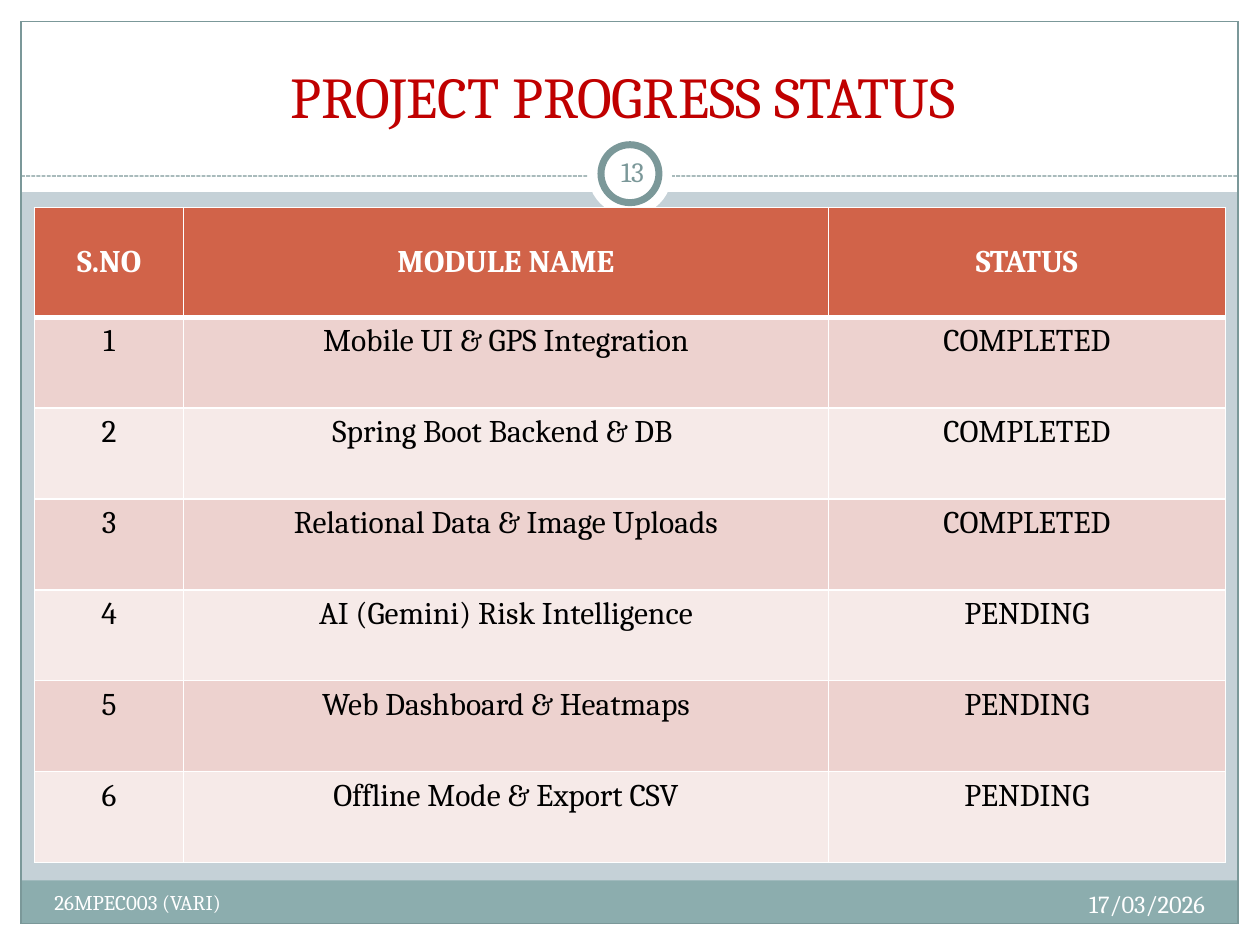
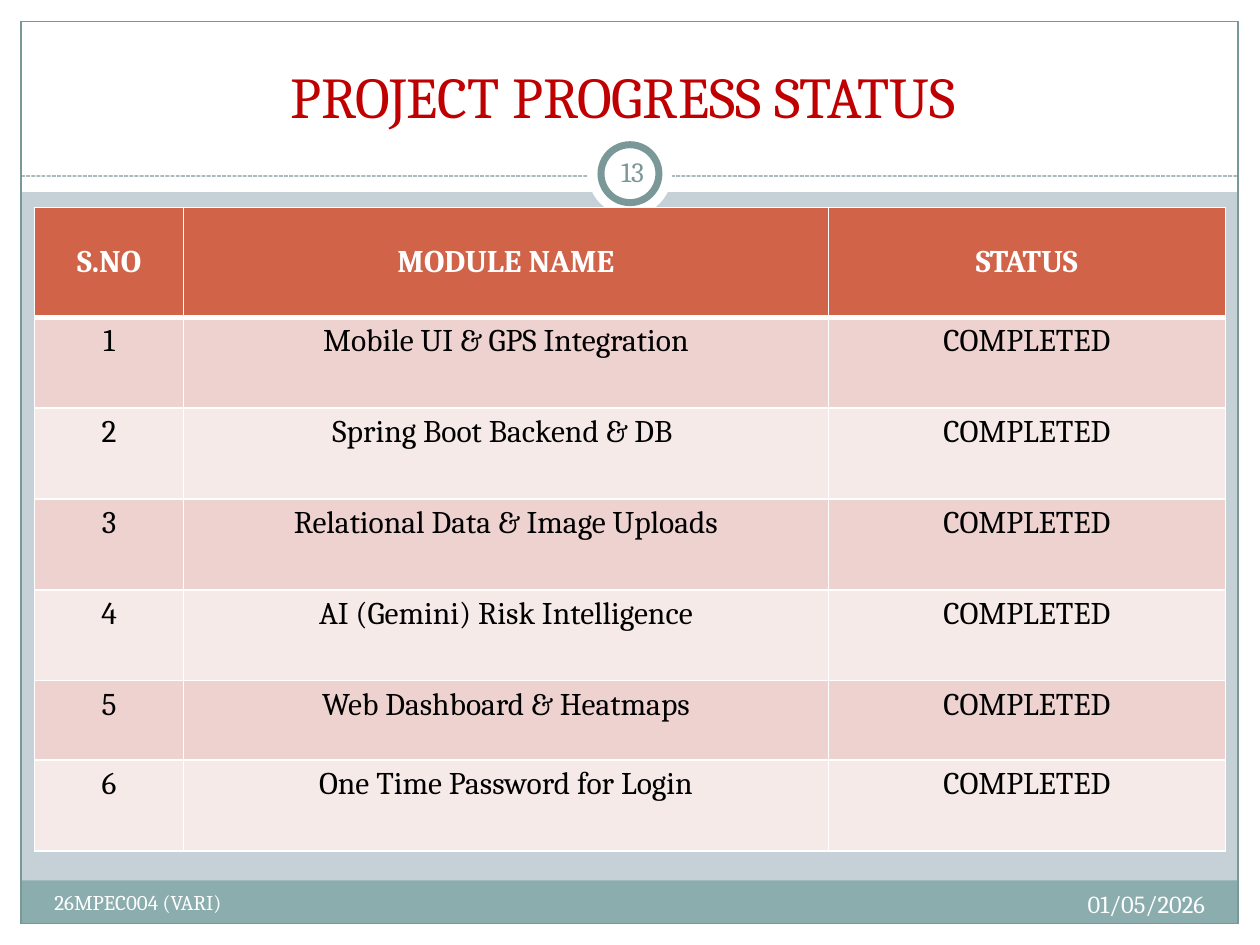
Before and after one commit to fatbrain96/All-Vari, a slide deck: slide 13 of Vari Docs/26MPEC004 (VARI).pptx. Drawn at 1260x945 pixels with LibreOffice and Linux fonts; fonts in the diff are those of the drawing. Boxes give left, top, right and bottom in pixels: in the first picture for what was removed or moved away, otherwise in the second. Text is boxed around its words. In the diff, an @@ line names an element or a change of style, - is before the commit and + after.

```diff
--- a/Vari Docs/26MPEC004 (VARI).pptx
+++ b/Vari Docs/26MPEC004 (VARI).pptx
@@ table at (35,208,1226,852) @@
-row 5, column 3: PENDING
+row 5, column 3: COMPLETED
-row 6, column 3: PENDING
+row 6, column 3: COMPLETED
-row 7, column 2: Offline Mode & Export CSV
+row 7, column 2: One Time Password for Login
-row 7, column 3: PENDING
+row 7, column 3: COMPLETED
@@ text at (54,895,222,913): text changed @@
-26MPEC003 (VARI)
+26MPEC004 (VARI)
@@ text at (1088,896,1205,916): text changed @@
-17/03/2026
+01/05/2026
```
Also in this commit, not shown: 12 other slides changed, 15 other files.
